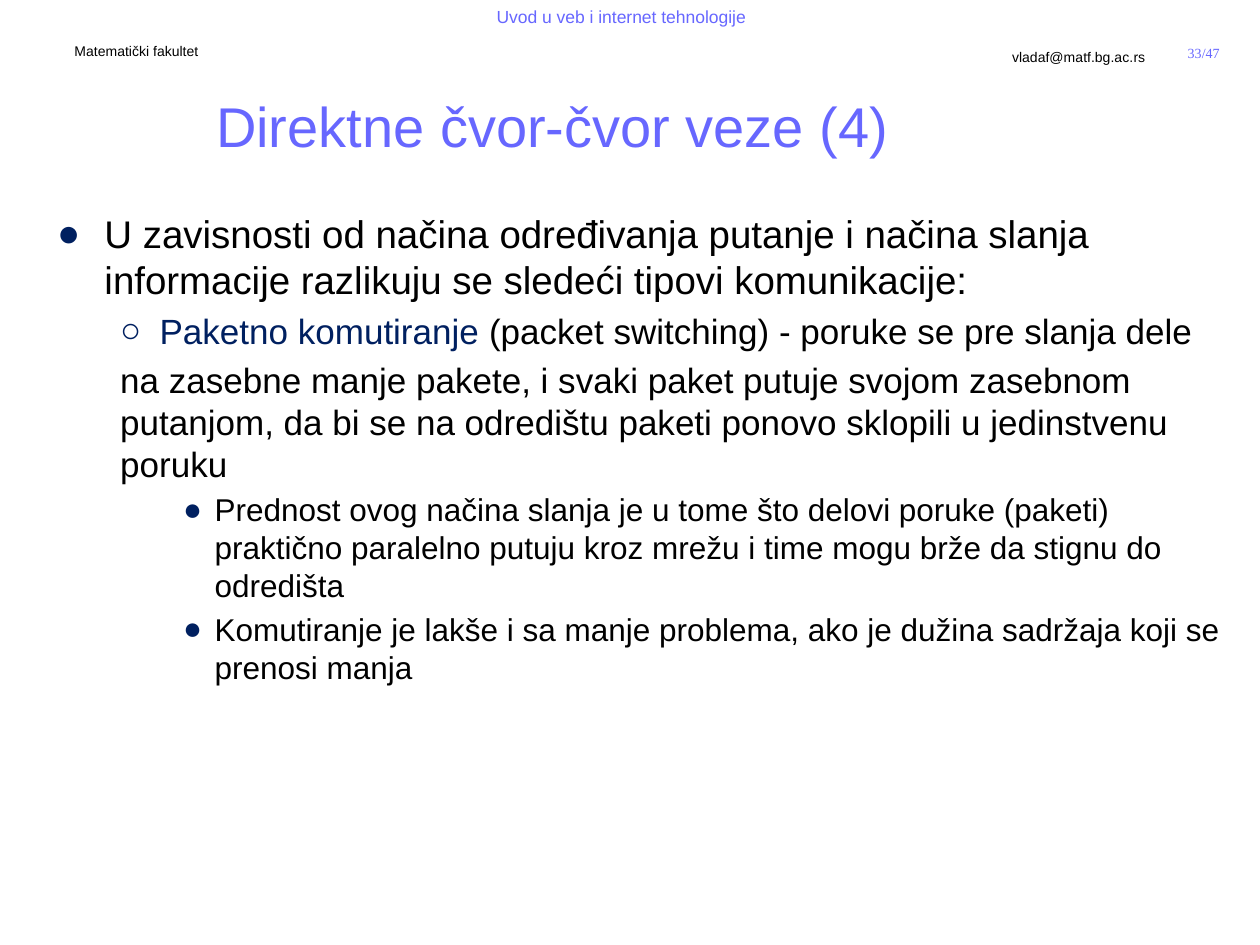
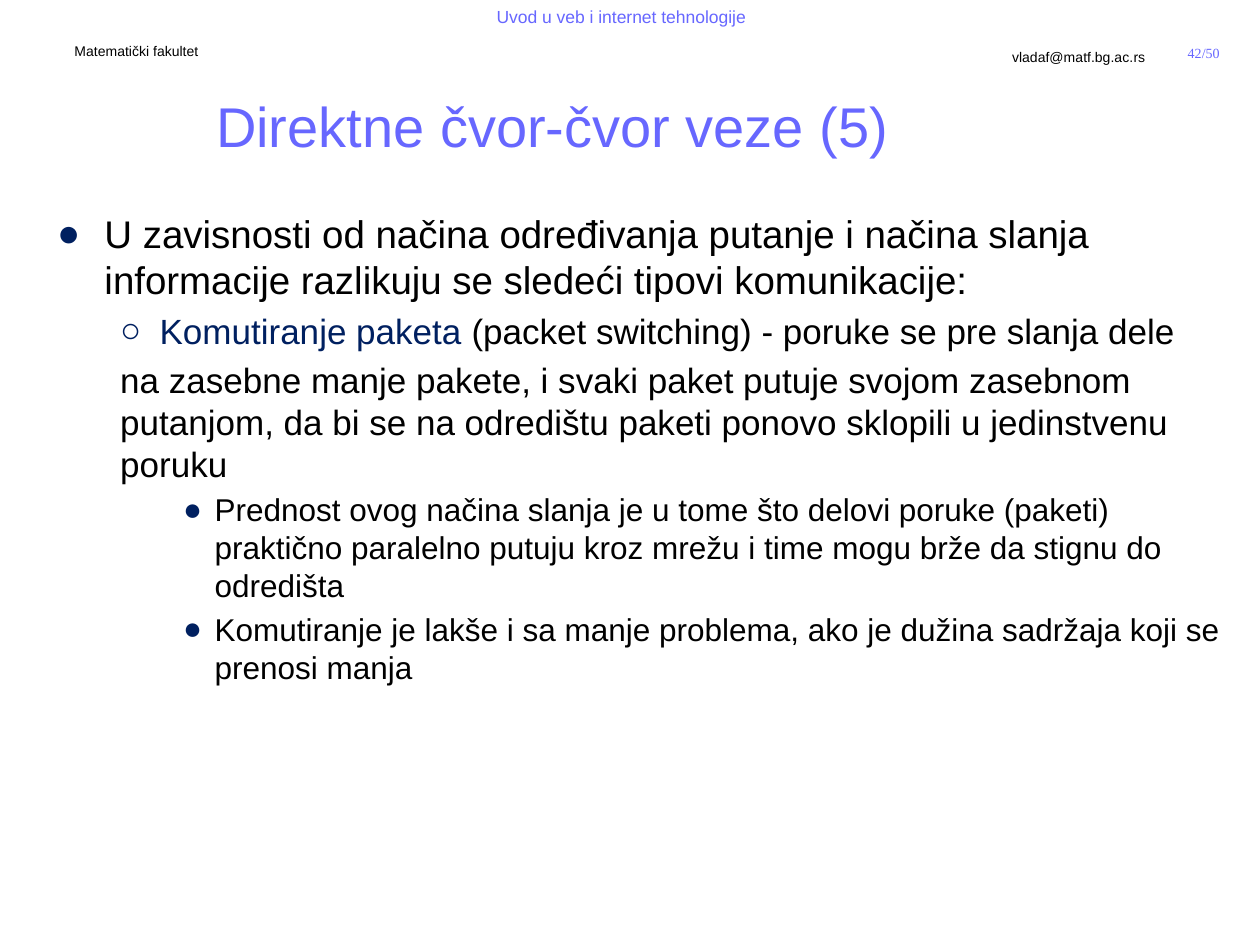
Before and after one commit to MatfUVIT/info, a slide deck: slide 42 of predavanja/prezentacije/UVIT01-01-Uvod u racunarske mreze.pptx (slide 33 before the commit). Drawn at 1260x945 pixels with LibreOffice and Linux fonts; fonts in the diff are those of the drawing; background and template pictures are left out. Boxes give left, top, right and bottom in pixels: in the first picture for what was removed or moved away, otherwise in the second. Text is boxed around its words. In the diff, an @@ line names an element or a change of style, - is before the commit and + after.

```diff
--- a/predavanja/prezentacije/UVIT01-01-Uvod u racunarske mreze.pptx
+++ b/predavanja/prezentacije/UVIT01-01-Uvod u racunarske mreze.pptx
@@ page number at (1188, 49, 1220, 58): text changed @@
-33/47
+42/50
@@ title at (216, 106, 888, 157): text changed @@
-Direktne čvor-čvor veze (4)
+Direktne čvor-čvor veze (5)
@@ text at (160, 318, 1174, 350): text changed @@
-  ○ Paketno komutiranje (packet switching) - poruke se pre slanja dele
+  ○ Komutiranje paketa (packet switching) - poruke se pre slanja dele
```
Also in this commit, not shown: 26 other slides changed, 7 slides added, 1 slide removed, 4 other files.
